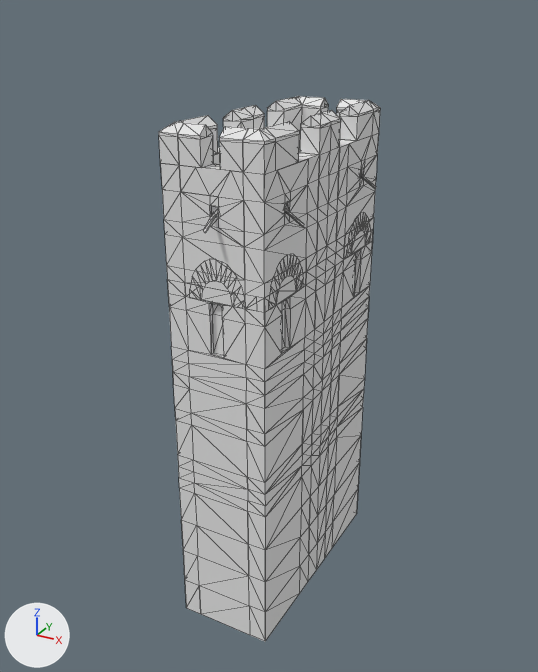
The COLLADA model art/meshes/structural/byza_s_wall_tower.dae, before and after one commit.
The view is the same before and after, from a 50 mm lens placed at (19.8, -37.4, 23.7), pointed at (-0.6, -0.4, 5.2). Lighting does not change. The marker at lower left points along +X, +Y and +Z. Mesh edges are drawn as thin lines. Vertices at the same position are counted once.

In view in the first picture: 'Byza_wall_tower_001'.
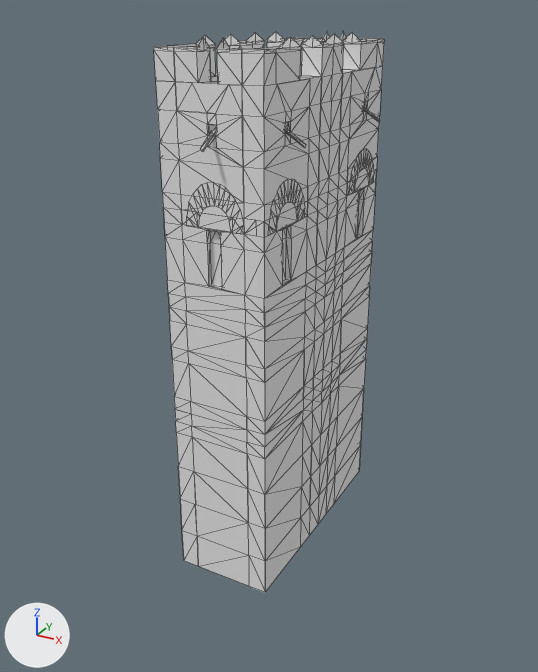
Pixel boxes [x1, y1, x2, y2] of what changed, in the pictures (538 x 672 px):
'Byza_wall_tower_001', reshaped, moved: before [159, 96, 380, 641]; after [154, 31, 384, 592]
part 1 of me_cube_004, cut back: before [223, 105, 340, 127]; after [224, 32, 344, 47]
part 2 of me_cube_004, cut back: before [159, 115, 299, 141]; after [197, 38, 279, 51]
part 3 of me_cube_004, cut back: before [276, 96, 380, 114]; after [323, 31, 344, 40]

Diff of the bpy script that builds the scene:
```diff
--- a/art/meshes/structural/byza_s_wall_tower.dae.py
+++ b/art/meshes/structural/byza_s_wall_tower.dae.py
@@ me_cube_004 @@
 # used by ob_byza_wall_tower_001; location = (0.0, 0.0, -3.88)
-me_cube_004.from_pydata(...)  # 1509 vertices, 1666 faces; spans x -3.8..3.8, y -8.1..8.1, z -8.0..22.5
+me_cube_004.from_pydata(...)  # 1478 vertices, 1590 faces; spans x -3.8..3.8, y -8.1..8.1, z -8.0..22.5
+# me_cube_004 part 1
+# 7 vertices are removed from x -2.4..2.4, y -1.3..1.3, z 22.1..22.5
+# 30 faces are deleted
+# 14 new faces join them
+# me_cube_004 part 2
+# 12 vertices are removed from x -3.0..3.0, y -6.7..-6.2, z 22.1..22.5
+# 35 faces are deleted
+# 5 new faces join them
+# me_cube_004 part 3
+# 12 vertices are removed from x -3.0..3.0, y 6.2..6.7, z 22.1..22.5
+# 36 faces are deleted
+# 6 new faces join them
 me_cube_004.materials.append(mat_byzantines_structures)
@@ ob_byza_wall_tower_001 @@
 ob_byza_wall_tower_001 = bpy.data.objects.new('Byza_wall_tower_001', me_cube_004)
-ob_byza_wall_tower_001.location = (0.0, 0.0, -3.88)
+ob_byza_wall_tower_001.location = (0.0, 0.0, 0.0)
```
